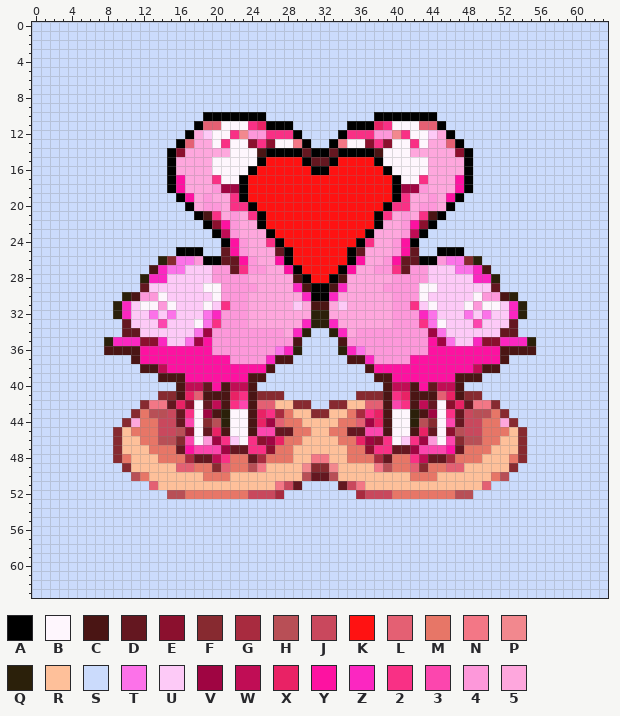
File history of a pixel-art sprite, img/jobPostingIcons/13.png. The first picture shows the starting point.
The file is 64x64 pixels.
Palette (. is transparent): A #000000  B #fef6fd  C #4a1514  D #641720  E #8b102e  F #872a30  G #a82b3f  H #b84f56  J #c9485d  K #ff1212  L #e46073  M #e77667  N #f37786  P #f2888e  Q #2b200a  R #fec09a  S #cbdbfc  T #fc72e9  U #fdcaf7  V #9f0542  W #c00d55  X #e92265  Y #fd12a1  Z #fb27c1  2 #f93085  3 #fc46ae  4 #fd98da  5 #fea7dd
Pixels before, first column x 0:
 0 SSSSSSSSSSSSSSSSSSSSSSSSSSSSSSSSSSSSSSSSSSSSSSSSSSSSSSSSSSSSSSSS
 1 SSSSSSSSSSSSSSSSSSSSSSSSSSSSSSSSSSSSSSSSSSSSSSSSSSSSSSSSSSSSSSSS
 2 SSSSSSSSSSSSSSSSSSSSSSSSSSSSSSSSSSSSSSSSSSSSSSSSSSSSSSSSSSSSSSSS
 3 SSSSSSSSSSSSSSSSSSSSSSSSSSSSSSSSSSSSSSSSSSSSSSSSSSSSSSSSSSSSSSSS
 4 SSSSSSSSSSSSSSSSSSSSSSSSSSSSSSSSSSSSSSSSSSSSSSSSSSSSSSSSSSSSSSSS
 5 SSSSSSSSSSSSSSSSSSSSSSSSSSSSSSSSSSSSSSSSSSSSSSSSSSSSSSSSSSSSSSSS
 6 SSSSSSSSSSSSSSSSSSSSSSSSSSSSSSSSSSSSSSSSSSSSSSSSSSSSSSSSSSSSSSSS
 7 SSSSSSSSSSSSSSSSSSSSSSSSSSSSSSSSSSSSSSSSSSSSSSSSSSSSSSSSSSSSSSSS
 8 SSSSSSSSSSSSSSSSSSSSSSSSSSSSSSSSSSSSSSSSSSSSSSSSSSSSSSSSSSSSSSSS
 9 SSSSSSSSSSSSSSSSSSSSSSSSSSSSSSSSSSSSSSSSSSSSSSSSSSSSSSSSSSSSSSSS
10 SSSSSSSSSSSSSSSSSSSAAAAAAASSSSSSSSSSSSAAAAAAASSSSSSSSSSSSSSSSSSS
11 SSSSSSSSSSSSSSSSSSALLBBB2XAAASSSSSSAAAX2BBBLLASSSSSSSSSSSSSSSSSS
12 SSSSSSSSSSSSSSSSSA5UBB2P44222ASSSSA22244P2BBU5ASSSSSSSSSSSSSSSSS
13 SSSSSSSSSSSSSSSSAL55B2BBE2EBBNASSANBBE2EBB2B55LASSSSSSSSSSSSSSSS
14 SSSSSSSSSSSSSSSAE55555BBBCAAAADAADAAAACBBB55555EASSSSSSSSSSSSSSS
15 SSSSSSSSSSSSSSSA5555BBBBBAKKKKADDAKKKKABBBBB5555ASSSSSSSSSSSSSSS
16 SSSSSSSSSSSSSSSA5555BBBBAKKKKKKAAKKKKKKABBBB5555ASSSSSSSSSSSSSSS
17 SSSSSSSSSSSSSSSAY5552BBAKKKKKKKKKKKKKKKKABB2555YASSSSSSSSSSSSSSS
18 SSSSSSSSSSSSSSSAY5554VVAKKKKKKKKKKKKKKKKAVV4555YASSSSSSSSSSSSSSS
19 SSSSSSSSSSSSSSSSAY54552AKKKKKKKKKKKKKKKKA25545YASSSSSSSSSSSSSSSS
20 SSSSSSSSSSSSSSSSSA544522AKKKKKKKKKKKKKKA225445ASSSSSSSSSSSSSSSSS
21 SSSSSSSSSSSSSSSSSSAC25452AKKKKKKKKKKKKA25452CASSSSSSSSSSSSSSSSSS
22 SSSSSSSSSSSSSSSSSSSAEY455AKKKKKKKKKKKKA554YEASSSSSSSSSSSSSSSSSSS
23 SSSSSSSSSSSSSSSSSSSSAW4555AKKKKKKKKKKA5554WASSSSSSSSSSSSSSSSSSSS
24 SSSSSSSSSSSSSSSSSSSSSAY4552AKKKKKKKKA2554YASSSSSSSSSSSSSSSSSSSSS
25 SSSSSSSSSSSSSSSSAAASSDY4555DAKKKKKKAD5554YDSSAAASSSSSSSSSSSSSSSS
26 SSSSSSSSSSSSSSQFTT4AADDY455YAKKKKKKAY554YDDAA4TTFQSSSSSSSSSSSSSS
27 SSSSSSSSSSSSSCZTTUUU44D24455YAKKKKAY55442D44UUUTTZCSSSSSSSSSSSSS
28 SSSSSSSSSSSSQZZUUUUU444455555CAKKAC555554444UUUUUZZQSSSSSSSSSSSS
29 SSSSSSSSSSSSDUUUUUUBB44445555ZCAACZ55554444BBUUUUUUDSSSSSSSSSSSS
30 SSSSSSSSSSQC44BUUUUUB444555555ZAAZ555555444BUUUUUB44CQSSSSSSSSSS
31 SSSSSSSSSQZUBB4BUUUBU24455555U5CC5U55555442UBUUUB4BBUZQSSSSSSSSS
32 SSSSSSSSSQZUUTUTUUUTZ4445555555QQ5555555444ZTUUUTUTUUZQSSSSSSSSS
33 SSSSSSSSSSDUUU3UUUBT2444555555ZQQZ5555554442TBUUU3UUUDSSSSSSSSSS
34 SSSSSSSSSSDDUUUUUUTV444444445ZQSSQZ544444444VTUUUUUUDDSSSSSSSSSS
35 SSSSSSSSQZZZEEZUUTVY444444444CSSSSC444444444YVTUUZEEZZZQSSSSSSSS
36 SSSSSSSSCCCCYYYYYYYY4444444TZQSSSSQZT4444444YYYYYYYYCCCCSSSSSSSS
37 SSSSSSSSSSSCYYYYYYYYYY4444ZCCSSSSSSCCZ4444YYYYYYYYYYCSSSSSSSSSSS
38 SSSSSSSSSSSSCCWYYYYYYYYYYYCSSSSSSSSSSCYYYYYYYYYYYWCCSSSSSSSSSSSS
39 SSSSSSSSSSSSSSCCCYYYYYYYCCSSSSSSSSSSSSCCYYYYYYYCCCSSSSSSSSSSSSSS
40 SSSSSSSSSSSSSSSSCWWDYCWWCSSSSSSSSSSSSSSCWWCYDWWCSSSSSSSSSSSSSSSS
41 SSSSSSSSSSSSSSFFCXLCCCX2CFFFSSSSSSSSFFFC2XCCCLXCFFSSSSSSSSSSSSSS
42 SSSSSSSSSSSSFNNDXEBDWC23CLLRRFFSSFFRRLLC32CWDBEXDNNFSSSSSSSSSSSS
43 SSSSSSSSSSSFMHHJD2BVCQBBCX2GMRRFFRRMG2XCBBQCVB2DJHHMFSSSSSSSSSSS
44 SSSSSSSSSSF5MMJJD3BFHQBBCXVLMMRRRRMMLVXCBBQHFB3DJJMM5FSSSSSSSSSS
45 SSSSSSSSSFRMMMJJHEBDXCBBC33DDMMRRMMDD33CBBCXDBEHJJMMMRFSSSSSSSSS
46 SSSSSSSSSFRRMMHHF3B4V2UB2EVXMMRRRRMMXVE2BU2V4B3FHHMMRRFSSSSSSSSS
47 SSSSSSSSSFRRRMMMDY333VDD22EMMRRRRRRMME22DDV333YDMMMRRRFSSSSSSSSS
48 SSSSSSSSSFMRRRMMMGDDW2MMDGMMMRRNNRRMMMGDMM2WDDGMMMRRRMFSSSSSSSSS
49 SSSSSSSSSSFRRRRRLLMMFLMMHNRRRRPFFPRRRRNHMMLFMMLLRRRRRFSSSSSSSSSS
50 SSSSSSSSSSSHMRRRRRRMMMRRRRRRRRHDDHRRRRRRRRMMMRRRRRRMHSSSSSSSSSSS
51 SSSSSSSSSSSSSLRRRRRRRRRRRRRNJDSSSSDJNRRRRRRRRRRRRRLSSSSSSSSSSSSS
52 SSSSSSSSSSSSSSSHHMMMMMMMJJJGSSSSSSSSGJJJMMMMMMMHHSSSSSSSSSSSSSSS
53 SSSSSSSSSSSSSSSSSSSSSSSSSSSSSSSSSSSSSSSSSSSSSSSSSSSSSSSSSSSSSSSS
54 SSSSSSSSSSSSSSSSSSSSSSSSSSSSSSSSSSSSSSSSSSSSSSSSSSSSSSSSSSSSSSSS
55 SSSSSSSSSSSSSSSSSSSSSSSSSSSSSSSSSSSSSSSSSSSSSSSSSSSSSSSSSSSSSSSS
56 SSSSSSSSSSSSSSSSSSSSSSSSSSSSSSSSSSSSSSSSSSSSSSSSSSSSSSSSSSSSSSSS
57 SSSSSSSSSSSSSSSSSSSSSSSSSSSSSSSSSSSSSSSSSSSSSSSSSSSSSSSSSSSSSSSS
58 SSSSSSSSSSSSSSSSSSSSSSSSSSSSSSSSSSSSSSSSSSSSSSSSSSSSSSSSSSSSSSSS
59 SSSSSSSSSSSSSSSSSSSSSSSSSSSSSSSSSSSSSSSSSSSSSSSSSSSSSSSSSSSSSSSS
60 SSSSSSSSSSSSSSSSSSSSSSSSSSSSSSSSSSSSSSSSSSSSSSSSSSSSSSSSSSSSSSSS
61 SSSSSSSSSSSSSSSSSSSSSSSSSSSSSSSSSSSSSSSSSSSSSSSSSSSSSSSSSSSSSSSS
62 SSSSSSSSSSSSSSSSSSSSSSSSSSSSSSSSSSSSSSSSSSSSSSSSSSSSSSSSSSSSSSSS
63 SSSSSSSSSSSSSSSSSSSSSSSSSSSSSSSSSSSSSSSSSSSSSSSSSSSSSSSSSSSSSSSS
Once edited:
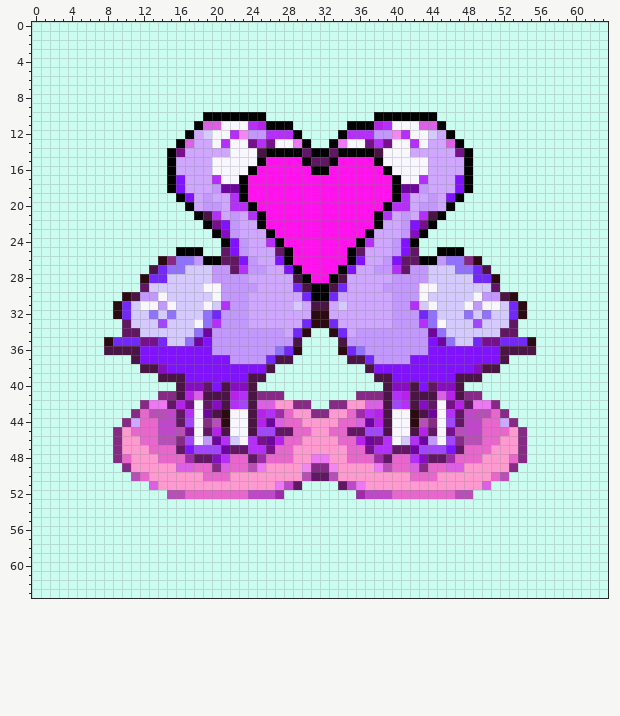
Changes in this commit:
colour 2: #f93085 -> #b430f9
colour 3: #fc46ae -> #a246fc
colour 4: #fd98da -> #c398fd
colour 5: #fea7dd -> #cfa7fe
colour B: #fef6fd -> #f8f6fe
colour C: #4a1514 -> #4a1444
colour D: #641720 -> #611764
colour E: #8b102e -> #77108b
colour F: #872a30 -> #872a85
colour G: #a82b3f -> #9e2ba8
colour H: #b84f56 -> #b84fb6
colour J: #c9485d -> #be48c9
colour K: #ff1212 -> #ff12eb
colour L: #e46073 -> #db60e4
colour M: #e77667 -> #e767cd
colour N: #f37786 -> #ee77f3
colour P: #f2888e -> #f288ef
colour Q: #2b200a -> #2b0a12
colour R: #fec09a -> #fe9ad0
colour S: #cbdbfc -> #cbfcf0
colour T: #fc72e9 -> #9072fc
colour U: #fdcaf7 -> #d4cafd
colour V: #9f0542 -> #6e059f
colour W: #c00d55 -> #860dc0
colour X: #e92265 -> #b622e9
colour Y: #fd12a1 -> #8112fd
colour Z: #fb27c1 -> #7227fb
Pixel boxes of the changes (left, top, right, bottom) in both pictures:
changed: (32, 22, 608, 598)
